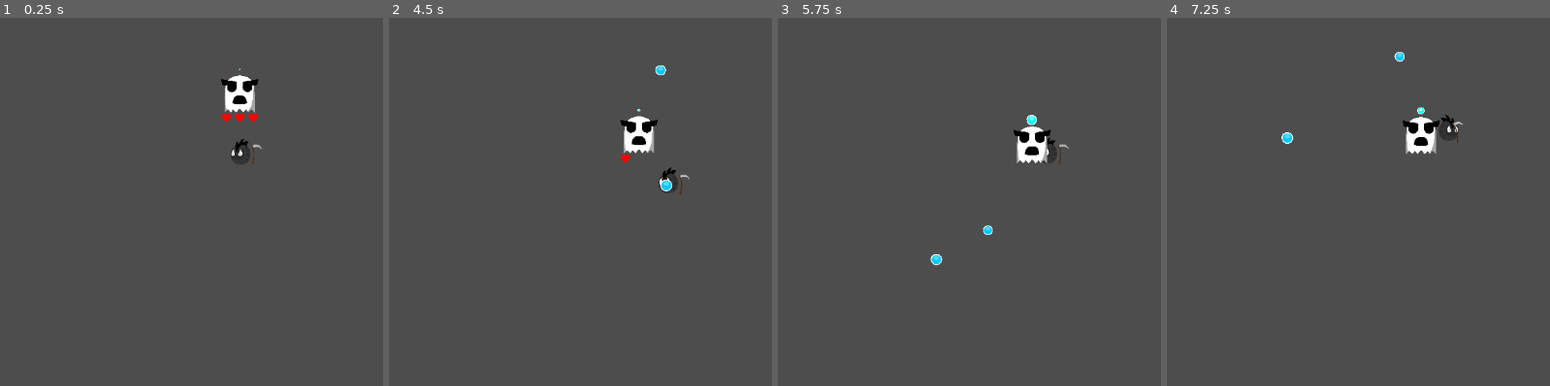
Above: before the commit, frames 1-4 (left to right).
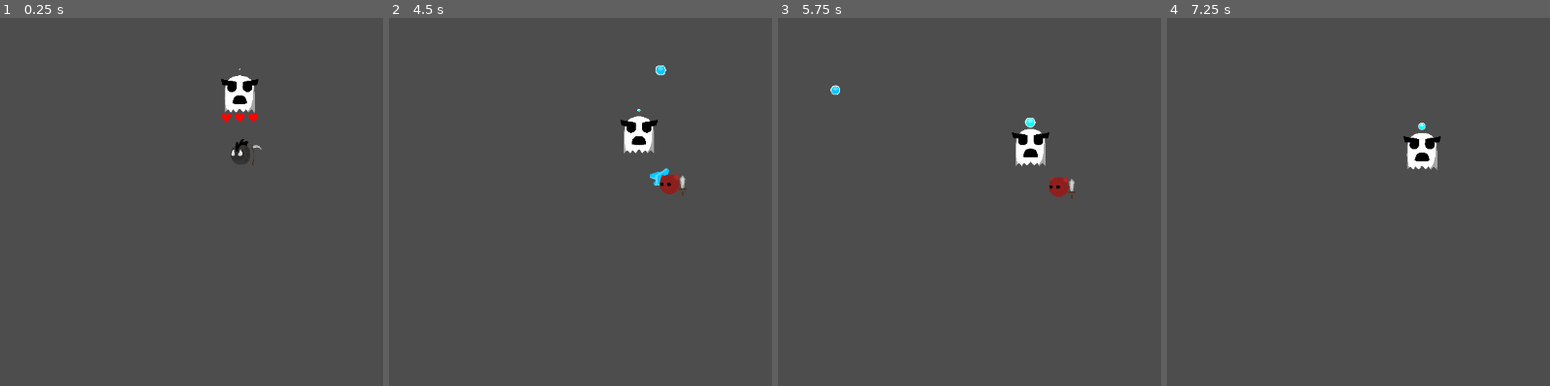
Above: after the commit, the same moments.

Repository: HoneyPony/impish-descent-future
Game: Godot game, scene res://Game.tscn
Two runs of this game, one before a commit and one after it. Both use one fixed random seed, a clock stepped at 60 frames per second and the inputs below.
Inputs (mouse positions are in pixels of both pictures, inside the frame that each line leads up to):
- Up to frame 1 (0.25 s): no input
- Up to frame 2 (4.5 s): move the mouse to (outside the picture) at 0.52 s; hold D (player_right) 0.53-1.28 s; move the mouse to (484, 190) at 1.27 s; move the mouse to (718, 73) at 2.02 s; hold D (player_right) 2.03-3.53 s; move the mouse to (603, 257) at 2.77 s; move the mouse to (outside the picture) at 3.52 s; move the mouse to (408, 102) at 4.27 s
- Up to frame 3 (5.75 s): move the mouse to (1069, 168) at 5.02 s
- Up to frame 4 (7.25 s): move the mouse to (1301, 58) at 5.77 s; hold D (player_right) from 5.78 s (still down); move the mouse to (outside the picture) at 6.52 s

The runs differ from the first frame. In frame 1, less than 0.1% of the frame differs, in the area x 65-69%, y 34-36%; in frame 2, 0.5%; in frame 3, 1.1%; in frame 4, 1.4%, in the area x 29-78%, y 9-42%.

Commit message:
Essentially implement summoner

Diff:
--- a/GS.gd
+++ b/GS.gd
@@ -9,5 +9,34 @@
 var EnemyProjectile1 = preload("res://enemies/enemy_projectile1.tscn")
 var EnemyProjectile1Particle = preload("res://enemies/enemy_projectile_1_particle.tscn")
 
+var Player = preload("res://players/player.tscn")
+
+enum Item {
+	Sword,
+	Club,
+	Dagger,
+	Mace,
+	Scythe
+}
+
+enum Class {
+	Brawler,
+	Mage,
+	Cleric,
+	Summoner
+}
+
+var valid_imps = [
+	[Class.Brawler, Item.Sword]
+]
+
+func spawn_imp(parent: Node, config: Array, global_pos: Vector2):
+	var imp = Player.instantiate()
+	parent.add_child(imp)
+	imp.global_position = global_pos
+
+	imp.set_class(config[0])
+	imp.set_item(config[1])
+
 func _ready():
 	pass
--- a/enemies/enemy_projectile_1.gd
+++ b/enemies/enemy_projectile_1.gd
@@ -7,6 +7,10 @@
 var targetted_player = null
 
 const SPEED = 512
+
+# IMPORTANT: ALL ENEMY PROJECTILES MUST IMPLEMENT THIS
+func hit_player():
+	die()
 
 func die():
 	var particle = GS.EnemyProjectile1Particle.instantiate()
--- a/players/player.gd
+++ b/players/player.gd
@@ -7,6 +7,8 @@
 @onready var body_sprite = $Body
 
 @onready var melee_range = $MeleeRange
+
+@onready var item_tex = $Item/Look
 
 @export var melee_attack_range = 150
 @export var melee_cooldown = 0.3
@@ -19,6 +21,37 @@
 enum Goals {
 	GOAL_MELEE
 }
+
+var current_item: GS.Item = GS.Item.Scythe
+var current_class: GS.Class = GS.Class.Summoner
+
+func set_item(item: GS.Item):
+	var tex = null
+
+	match item:
+		GS.Item.Sword:
+			tex = preload("res://players/sword.png")
+		GS.Item.Scythe:
+			tex = preload("res://players/scythe.png")
+		_:
+			print("Oops, we don't support that item yet")
+
+	item_tex.texture = tex
+	current_item = item
+
+func set_class(klass: GS.Class):
+	var tex = null
+
+	match klass:
+		GS.Class.Brawler:
+			tex = preload("res://players/body0.png")
+		GS.Class.Summoner:
+			tex = preload("res://players/body3.png")
+		_:
+			print("Oops, we don't support that class yet")
+
+	body_sprite.texture = tex
+	current_class = klass
 
 var state: State = State.NO_ACTION
 var goal: Goals = Goals.GOAL_MELEE
@@ -45,13 +78,16 @@
 
 var target_noise = Vector2.ZERO
 
+func _ready():
+	item.global_position = item_rest.global_position
+
 func _physics_process(delta):
 	# Uncomment this if we want to animate the item
 	# Note: Additional latency from the frame being delayed makes this not really work.
 	# Probably need to either reparent the item or...?
-	#if state == State.NO_ACTION:
+	if state == State.NO_ACTION:
 		#item.sync_to_physics = false
-		#item.global_transform = item_rest.global_transform
+		item.global_transform = item_rest.global_transform
 	#else:
 		## For now...
 		#item.sync_to_physics = true
@@ -141,3 +177,20 @@
 
 
 	move_and_slide()
+
+
+func on_hit():
+	# Summoner with sycthe: summons new imp on hit
+	if current_class == GS.Class.Summoner && current_item == GS.Item.Scythe:
+		GS.spawn_imp(get_parent(), GS.valid_imps.pick_random(), global_position)
+
+func on_death():
+	pass
+
+
+func _on_hazard_body_entered(body):
+	body.hit_player()
+	# TODO: Check shields, etc
+	on_hit()
+	on_death()
+	queue_free()
--- a/players/player.tscn
+++ b/players/player.tscn
@@ -52,6 +52,9 @@
 [sub_resource type="CircleShape2D" id="CircleShape2D_kpg5o"]
 radius = 300.0
 
+[sub_resource type="CircleShape2D" id="CircleShape2D_woakh"]
+radius = 31.0161
+
 [node name="Player" type="CharacterBody2D" groups=["Players"]]
 y_sort_enabled = true
 collision_layer = 2
@@ -101,3 +104,12 @@
 
 [node name="CollisionShape2D" type="CollisionShape2D" parent="MeleeRange"]
 shape = SubResource("CircleShape2D_kpg5o")
+
+[node name="Hazard" type="Area2D" parent="."]
+collision_layer = 0
+collision_mask = 8
+
+[node name="CollisionShape2D" type="CollisionShape2D" parent="Hazard"]
+shape = SubResource("CircleShape2D_woakh")
+
+[connection signal="body_entered" from="Hazard" to="." method="_on_hazard_body_entered"]
Binary file changed: players/body0.png
Not shown: 1 places in players/player.tscn that only renumber resources
Not shown, changed: players/body0.kra
Not shown, changed: players/body0.kra~
Not shown, changed: players/body0.png~
